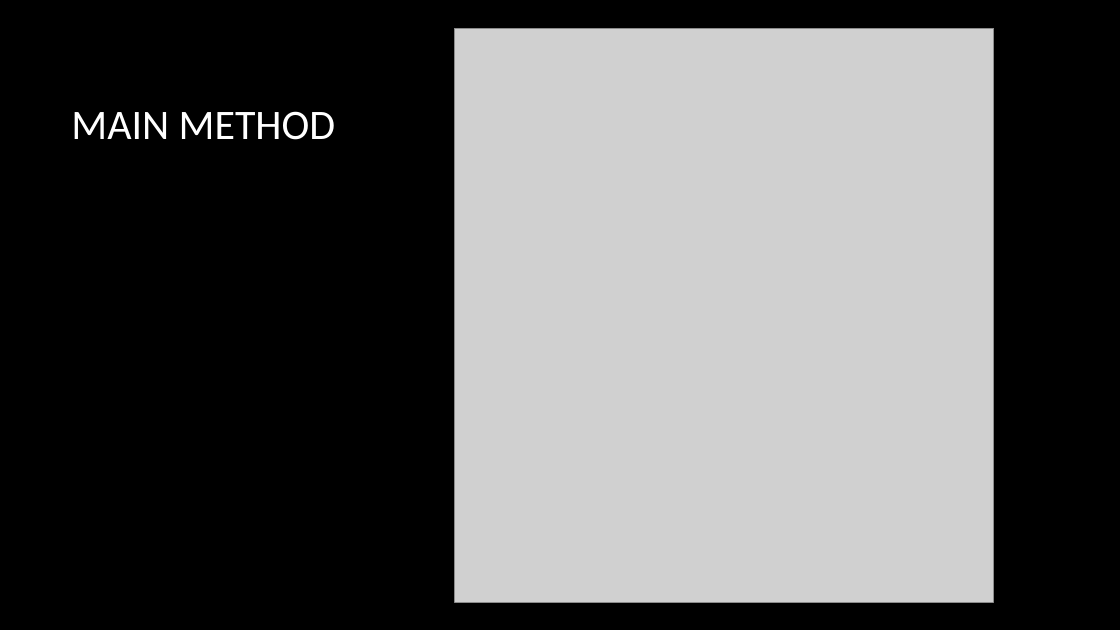
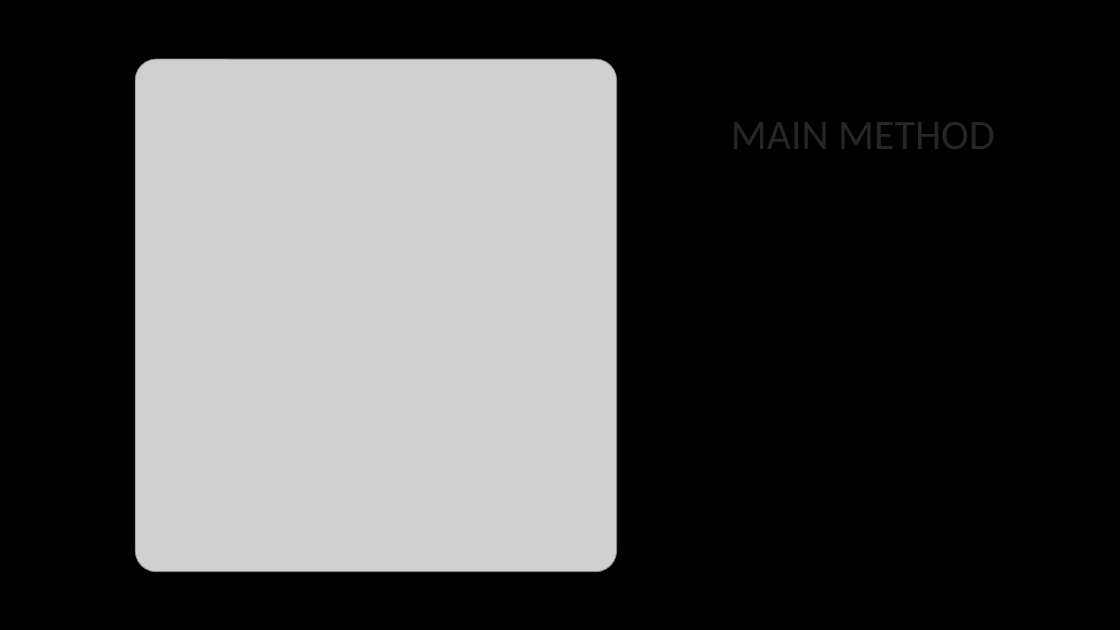
Before and after one commit to olivermclane/PhilosopherProject, a slide deck: slide 6 of Presentation.pptx (slide 3 before the commit). Drawn at 1120x630 pixels with LibreOffice and Linux fonts; fonts in the diff are those of the drawing; grey boxes stand for pictures; background and template pictures are left out. Boxes give left, top, right and bottom in pixels: in the first picture for what was removed or moved away, otherwise in the second. Text is boxed around its words. In the diff, an @@ line names an element or a change of style, - is before the commit and + after.

```diff
--- a/Presentation.pptx
+++ b/Presentation.pptx
@@ picture: place and size @@
-picture at (455, 28, 994, 602)
+picture at (135, 59, 617, 571)
@@ title "MAIN METHOD": place and size @@
-title "MAIN METHOD" at (71, 111, 336, 140)
+title "MAIN METHOD" at (731, 110, 995, 161)
@@ title "MAIN METHOD" at (731, 110, 995, 161): text colour #FFFFFF to #262626 @@
```
Also in this commit, not shown: 5 other slides changed, 2 slides added, 3 slides removed.
